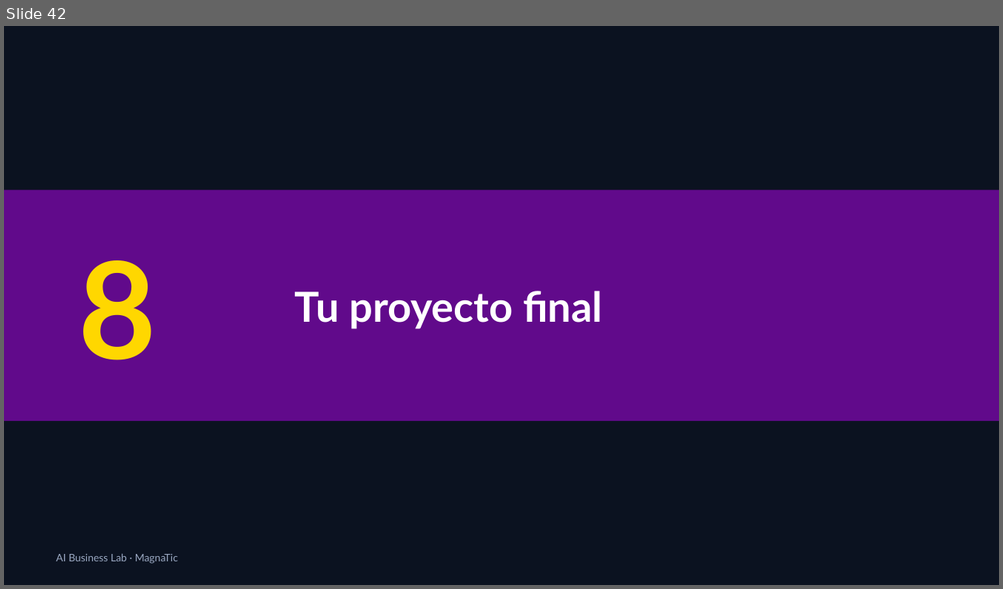
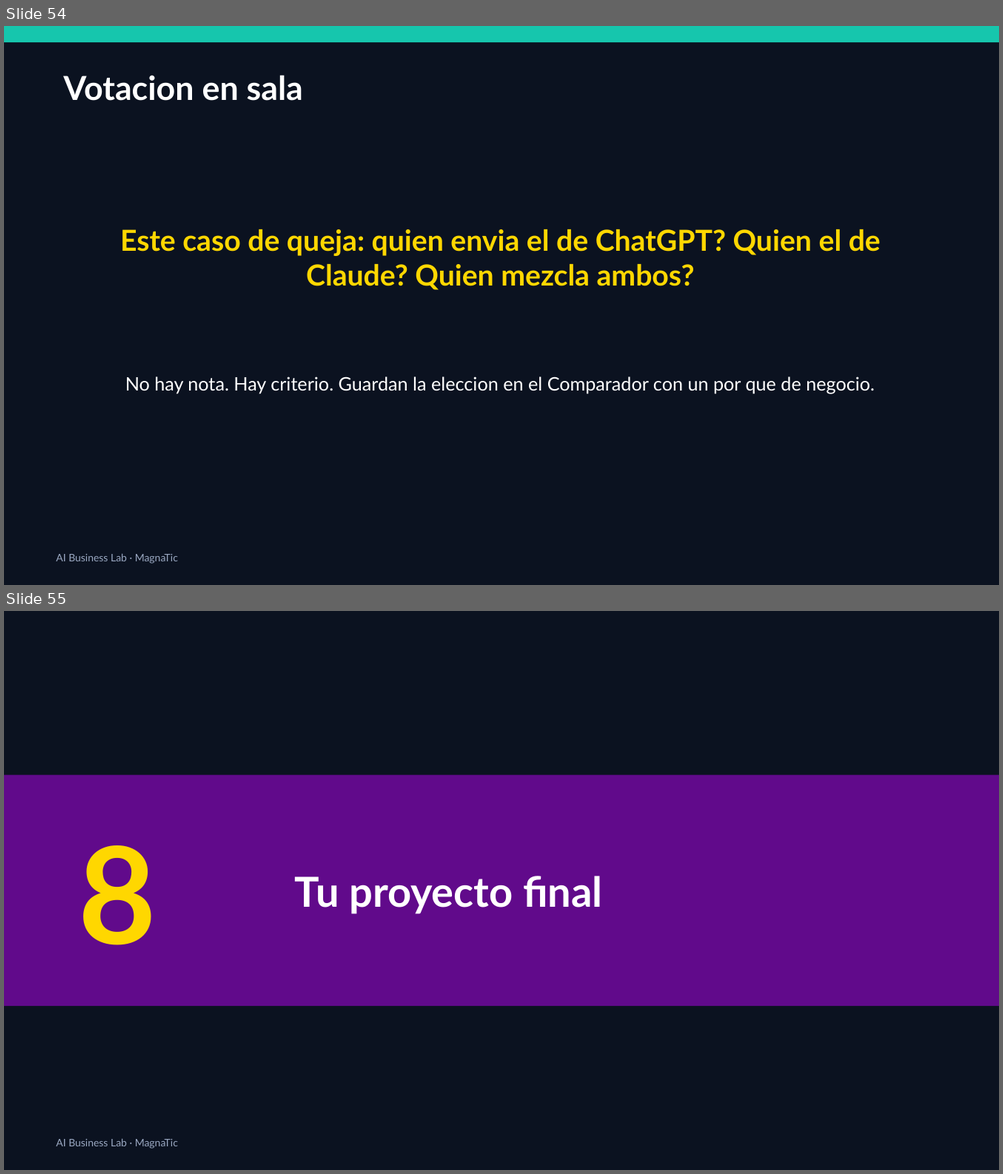
Before and after one commit to xander0408/CURSOS, a slide deck: AI-Business-Lab-Presentacion.pptx. Shown one above the other, each under a label of ours: slide 42 before the commit, slides 54 and 55 after it. The pictures are 1003x589 and 1003x1174 pixels, drawn with LibreOffice and Linux fonts; fonts in the diff are those of the drawing. Boxes give left, top, right and bottom in pixels: in the first picture for what was removed or moved away, otherwise in the second. Text is boxed around its words. In the diff, an @@ line names an element or a change of style, - is before the commit and + after.

```diff
--- a/AI-Business-Lab-Presentacion.pptx
+++ b/AI-Business-Lab-Presentacion.pptx
@@ slide 54 added at (4, 26, 999, 585), background #0B1220 @@
@@ rectangle added at (4, 26, 999, 42), fill #16C6AD @@
@@ text added at (63, 75, 303, 101), 32 pt, text #FFFFFF, bold @@
+Votacion en sala
@@ text added at (120, 230, 880, 290), 28 pt, text #FFD700, bold @@
+Este caso de queja: quien envia el de ChatGPT? Quien el de Claude? Quien mezcla ambos?
@@ text added at (125, 377, 874, 395), 18 pt, text #FFFFFF @@
+No hay nota. Hay criterio. Guardan la eleccion en el Comparador con un por que de negocio.
@@ text added at (56, 554, 178, 564), 10 pt, text #9AA8C2 @@
+AI Business Lab · MagnaTic
@@ what was slide 42 is now slide 55 @@
```
Also in this commit, not shown: 3 slides changed, 13 other slides added, 13 other files.
